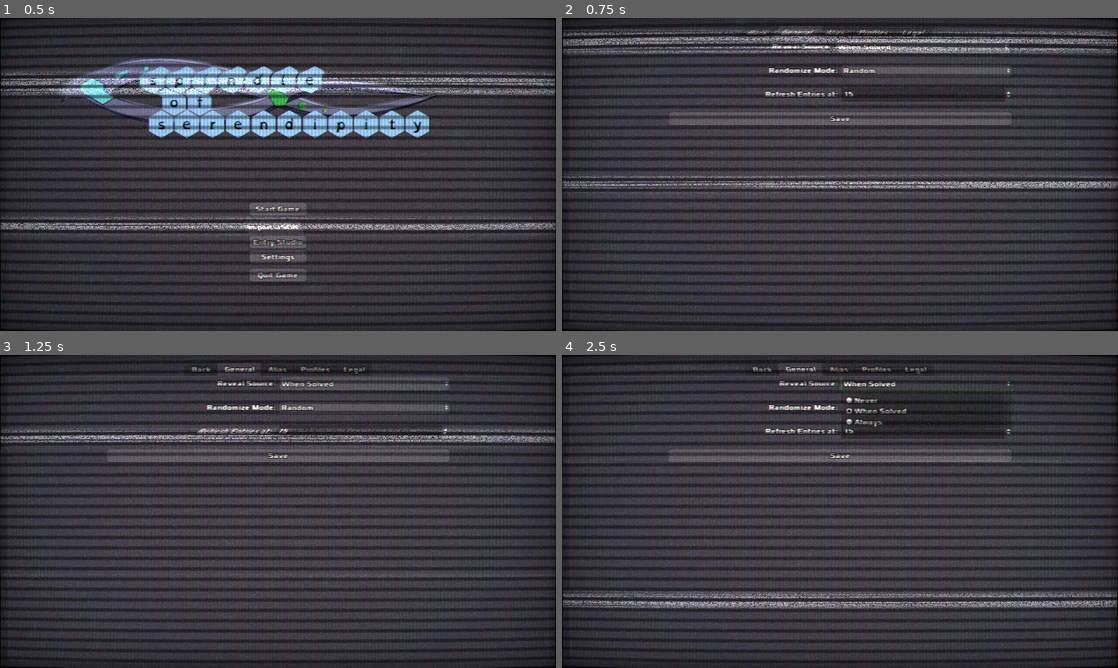
Above: before the commit, frames 1-4 (two rows, left to right).
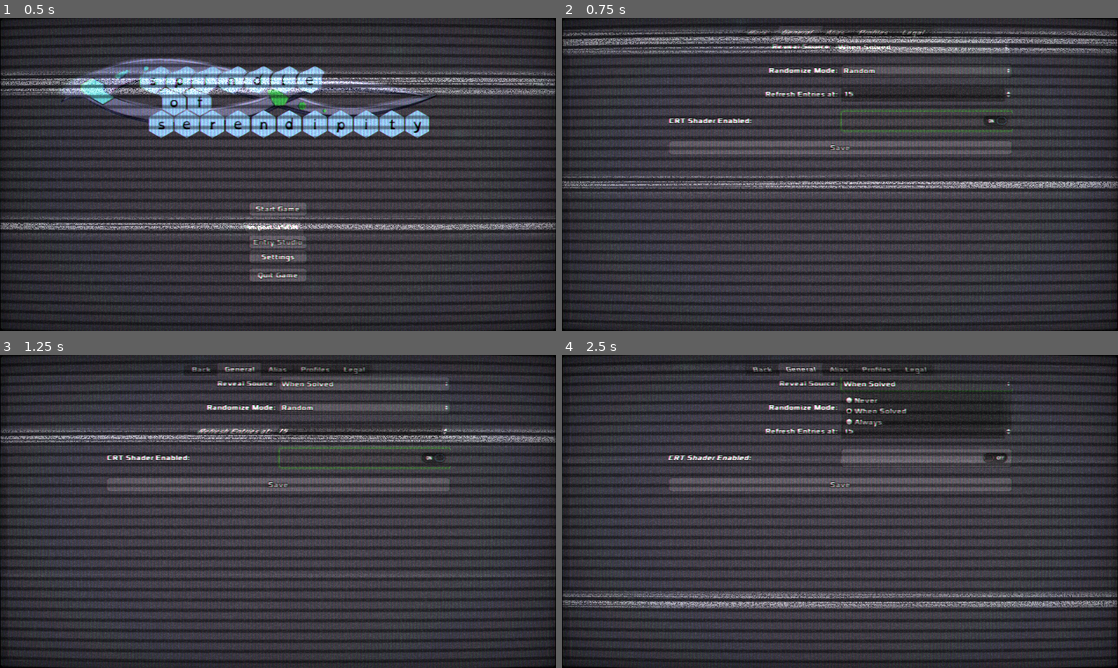
Above: after the commit, the same moments.

Repository: zacryol/spindle-of-serendipity
Game: Godot game, scene res://game/menus/MainMenu.tscn
Same seed, same stepped clock (60 frames per second), same inputs: the game is played once before the commit and once after it.
Inputs (mouse positions are in pixels of both pictures, inside the frame that each line leads up to):
- Up to frame 1 (0.5 s): no input
- Up to frame 2 (0.75 s): click "Settings" at 0.5 s
- Up to frame 3 (1.25 s): no input
- Up to frame 4 (2.5 s): click (928, 458) at 1.27 s; click "When Solved" at 2 s

Frame 1 is identical in both runs. In frame 2, 3.8% of the frame differs, in the area x 19-82%, y 29-44%; in frame 3, 3.8%; in frame 4, 2.9%.

Commit message:
Added fxmanager singleton

Diff:
--- a/godot/game/menus/settings/General.gd
+++ b/godot/game/menus/settings/General.gd
@@ -45,3 +45,7 @@
 
 func _on_Refresh_value_changed(value):
 	GlobalVars.settings["refresh"] = value
+
+
+func _on_CheckButton_toggled(button_pressed: bool) -> void:
+	pass
--- a/godot/game/menus/settings/Settings.tscn
+++ b/godot/game/menus/settings/Settings.tscn
@@ -143,6 +143,22 @@
 min_value = 5.0
 value = 5.0
 
+[node name="CRTShader" type="HBoxContainer" parent="PanelContainer/MarginContainer/TabContainer/General/Scroll/List"]
+margin_right = 40.0
+margin_bottom = 40.0
+
+[node name="Label" type="Label" parent="PanelContainer/MarginContainer/TabContainer/General/Scroll/List/CRTShader"]
+margin_right = 40.0
+margin_bottom = 21.0
+size_flags_horizontal = 3
+text = "CRT Shader Enabled:"
+
+[node name="CheckButton" type="CheckButton" parent="PanelContainer/MarginContainer/TabContainer/General/Scroll/List/CRTShader"]
+margin_right = 74.0
+margin_bottom = 42.0
+size_flags_horizontal = 3
+pressed = true
+
 [node name="Save" type="Button" parent="PanelContainer/MarginContainer/TabContainer/General/Scroll/List"]
 margin_top = 168.0
 margin_right = 790.0
@@ -280,7 +296,7 @@
 [node name="VBoxContainer" type="VBoxContainer" parent="PanelContainer/MarginContainer/TabContainer/Legal"]
 margin_left = 370.0
 margin_right = 870.0
-margin_bottom = 1587.0
+margin_bottom = 1539.0
 rect_min_size = Vector2( 500, 0 )
 size_flags_horizontal = 6
 alignment = 1
@@ -386,6 +402,7 @@
 [connection signal="item_selected" from="PanelContainer/MarginContainer/TabContainer/General/Scroll/List/RevealSource/OptionButton" to="PanelContainer/MarginContainer/TabContainer/General" method="_on_source_option_selected"]
 [connection signal="item_selected" from="PanelContainer/MarginContainer/TabContainer/General/Scroll/List/RandMode/OptionButton" to="PanelContainer/MarginContainer/TabContainer/General" method="_on_rand_option_selected"]
 [connection signal="value_changed" from="PanelContainer/MarginContainer/TabContainer/General/Scroll/List/Refresh/SpinBox" to="PanelContainer/MarginContainer/TabContainer/General" method="_on_Refresh_value_changed"]
+[connection signal="toggled" from="PanelContainer/MarginContainer/TabContainer/General/Scroll/List/CRTShader/CheckButton" to="PanelContainer/MarginContainer/TabContainer/General" method="_on_CheckButton_toggled"]
 [connection signal="pressed" from="PanelContainer/MarginContainer/TabContainer/General/Scroll/List/Save" to="PanelContainer/MarginContainer/TabContainer/General" method="_on_Save_pressed"]
 [connection signal="alias_created" from="PanelContainer/MarginContainer/TabContainer/Alias/Tab/Categories" to="PanelContainer/MarginContainer/TabContainer/Profiles" method="_on_alias_created"]
 [connection signal="alias_created" from="PanelContainer/MarginContainer/TabContainer/Alias/Tab/Sources" to="PanelContainer/MarginContainer/TabContainer/Profiles" method="_on_alias_created"]
--- a/godot/project.godot
+++ b/godot/project.godot
@@ -42,8 +42,8 @@
 EntryManager="*res://system/singletons/EntryManager.gd"
 EntryImport="*res://system/singletons/EntryImport.gd"
 Profiles="*res://system/singletons/Profiles.gd"
-BgEffect="res://game/BGEffect.tscn"
 MusicManager="*res://system/singletons/MusicManager.tscn"
+FxManager="*res://system/singletons/FXManager.tscn"
 
 [display]
 
--- /dev/null
+++ b/godot/system/singletons/FXManager.gd
@@ -0,0 +1,16 @@
+extends Node
+
+
+# Declare member variables here. Examples:
+# var a: int = 2
+# var b: String = "text"
+
+
+# Called when the node enters the scene tree for the first time.
+func _ready() -> void:
+	pass # Replace with function body.
+
+
+# Called every frame. 'delta' is the elapsed time since the previous frame.
+#func _process(delta: float) -> void:
+#	pass
--- /dev/null
+++ b/godot/system/singletons/FXManager.tscn
@@ -0,0 +1,26 @@
+[gd_scene load_steps=5 format=2]
+
+[ext_resource path="res://game/BGEffect.tscn" type="PackedScene" id=1]
+[ext_resource path="res://system/singletons/FXManager.gd" type="Script" id=2]
+[ext_resource path="res://crt_shadermaterial.tres" type="Material" id=3]
+
+[sub_resource type="NoiseTexture" id=1]
+
+[node name="FXManager" type="Node"]
+script = ExtResource( 2 )
+
+[node name="BGEffect" parent="." instance=ExtResource( 1 )]
+
+[node name="FrontShader" type="CanvasLayer" parent="."]
+layer = 25
+
+[node name="TextureRect" type="TextureRect" parent="FrontShader"]
+material = ExtResource( 3 )
+anchor_right = 1.0
+anchor_bottom = 1.0
+mouse_filter = 2
+texture = SubResource( 1 )
+expand = true
+__meta__ = {
+"_edit_use_anchors_": false
+}
--- a/godot/system/singletons/GlobalVars.gd
+++ b/godot/system/singletons/GlobalVars.gd
@@ -79,17 +79,17 @@
 	randomize()
 	OS.min_window_size = Vector2(1024, 576)
 
-	var layer := CanvasLayer.new()
-	add_child(layer)
-	var screen := TextureRect.new()
-	screen.texture = NoiseTexture.new()
-	screen.texture.width = 1280
-	screen.texture.height = 720
-#	screen.texture = get_tree().root.get_texture()
-	layer.add_child(screen)
-	screen.mouse_filter = screen.MOUSE_FILTER_IGNORE
-	layer.layer = 25
-	screen.material = preload("res://crt_shadermaterial.tres")
+#	var layer := CanvasLayer.new()
+#	add_child(layer)
+#	var screen := TextureRect.new()
+#	screen.texture = NoiseTexture.new()
+#	screen.texture.width = 1280
+#	screen.texture.height = 720
+##	screen.texture = get_tree().root.get_texture()
+#	layer.add_child(screen)
+#	screen.mouse_filter = screen.MOUSE_FILTER_IGNORE
+#	layer.layer = 25
+#	screen.material = preload("res://crt_shadermaterial.tres")
 
 
 func _input(event: InputEvent) -> void:
